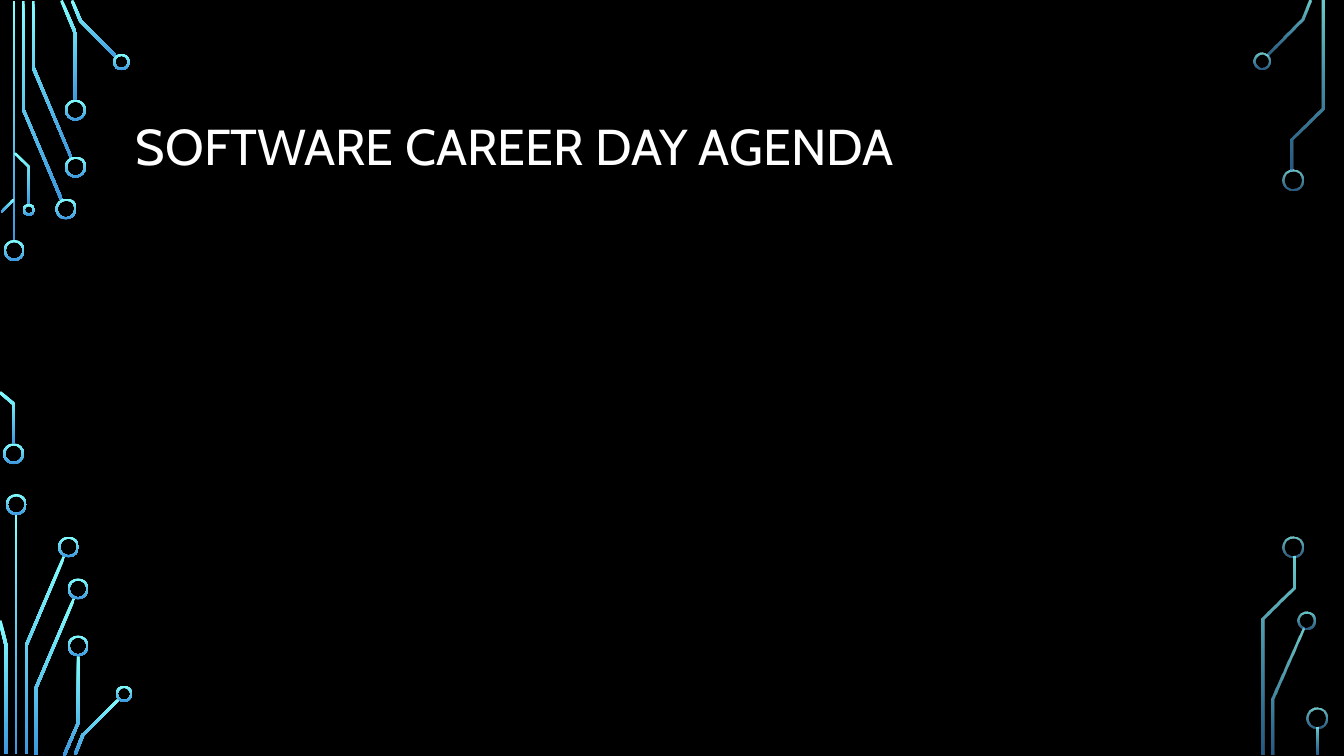
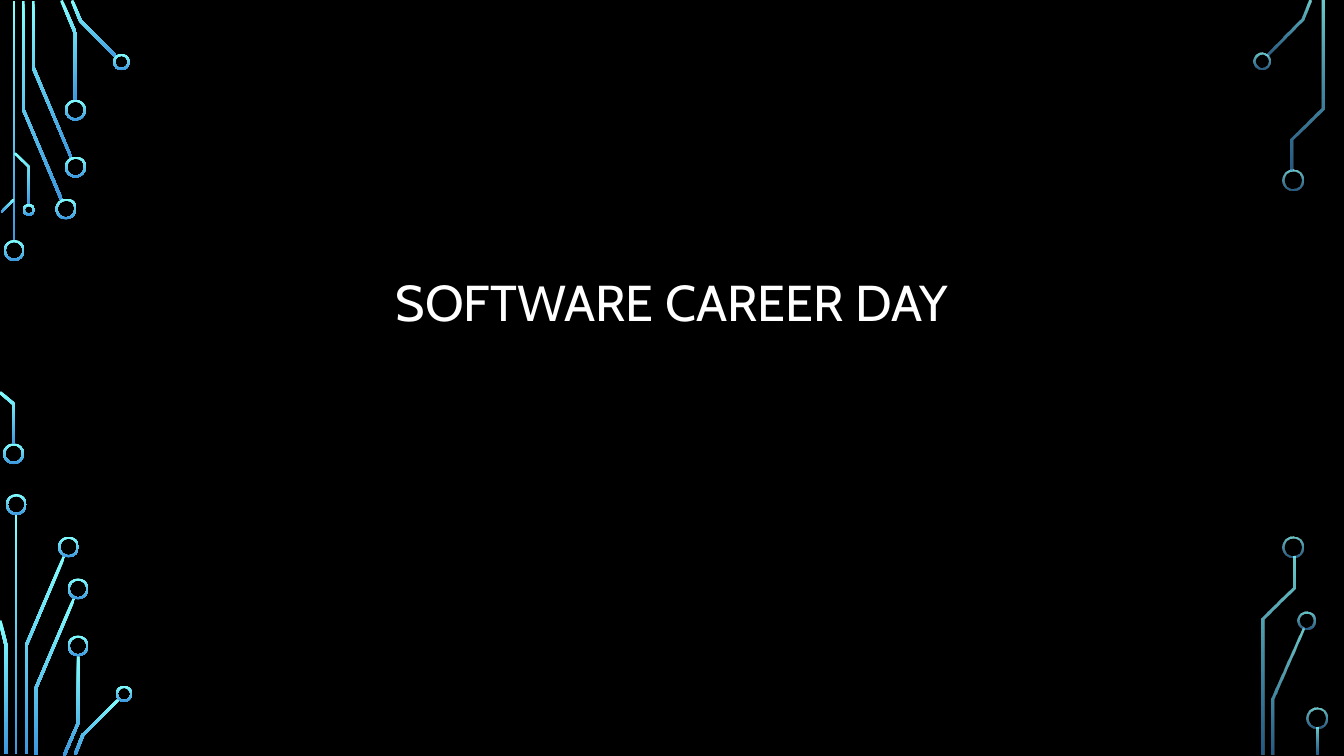
Before and after one commit to daviddcbud/TrainingApp, a slide deck: slide 1 of PowerPointSlids.pptx. Drawn at 1344x756 pixels with LibreOffice and Linux fonts; fonts in the diff are those of the drawing; background and template pictures are left out. Boxes give left, top, right and bottom in pixels: in the first picture for what was removed or moved away, otherwise in the second. Text is boxed around its words. In the diff, an @@ line names an element or a change of style, - is before the commit and + after.

```diff
--- a/PowerPointSlids.pptx
+++ b/PowerPointSlids.pptx
@@ title at (396, 285, 947, 322): text changed @@
-SOFTWARE CAREER DAY AGENDA
+SOFTWARE CAREER DAY
```
Also in this commit, not shown: 17 other files.
